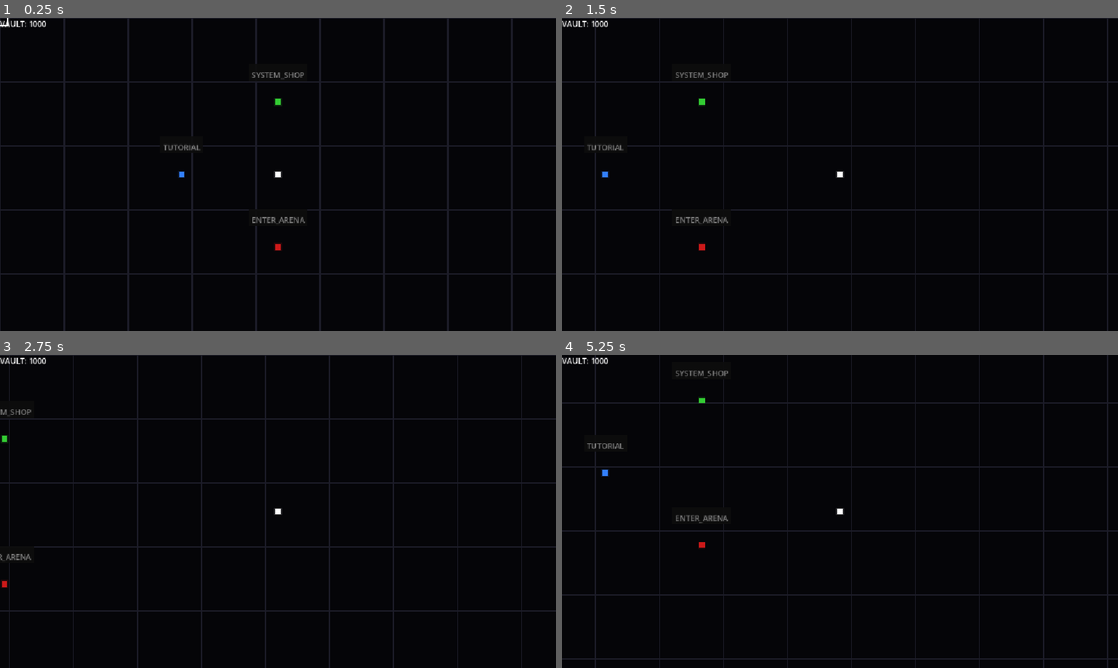
Above: before the commit, frames 1-4 (two rows, left to right).
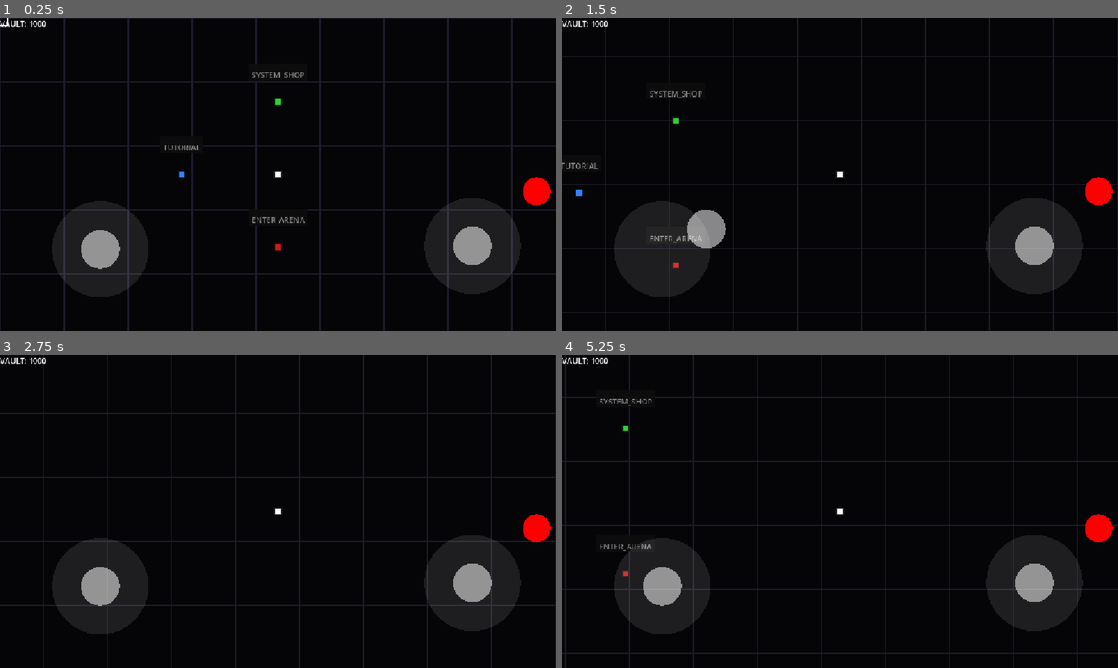
Above: after the commit, the same moments.

Repository: AnonymousXavier/ink-void
Game: Godot game, scene res://Scenes/main_menu.tscn
The game is run twice, just before and just after one commit, with the same random seed, the same clock (stepped at 60 frames per second) and the same inputs.
Inputs (mouse positions are in pixels of both pictures, inside the frame that each line leads up to):
- Up to frame 1 (0.25 s): no input
- Up to frame 2 (1.5 s): tap Enter at 0.5 s; move the mouse to (962, 158) at 0.52 s; hold Right (move_right) 0.53-1.25 s; hold Space (parry) 0.53-1.25 s; tap Shift (dash) at 0.6 s; click (962, 158) at 0.67 s; drag from (728, 190) to (812, 237) at 1.27 s
- Up to frame 3 (2.75 s): move the mouse to (333, 442) at 2.02 s; hold Right (move_right) from 2.03 s (still down); hold Space (parry) from 2.03 s (still down); tap Shift (dash) at 2.1 s; click (333, 442) at 2.17 s
- Up to frame 4 (5.25 s): release Right (move_right) at 2.75 s; release Space (parry) at 2.75 s; drag from (812, 574) to (673, 464) at 2.77 s; tap Space (parry) at 3.5 s; move the mouse to (1006, 558) at 3.52 s; hold Left (move_left) 3.53-4.25 s; hold Space (parry) 3.53-4.25 s; tap Shift (dash) at 3.6, 5.1 s; click (1006, 558) at 3.67 s; drag from (673, 464) to (756, 433) at 4.27 s; tap Enter at 5 s; move the mouse to (867, 511) at 5.02 s; hold Down (move_down) from 5.03 s (still down); hold Space (parry) from 5.03 s (still down); click (867, 511) at 5.17 s

The runs differ from the first frame. In frame 1, 8.3% of the frame differs, in the area x 0-100%, y 0-90%; in frame 2, 15%; in frame 3, 15%; in frame 4, 16%, in the area x 0-100%, y 0-100%.

Commit message:
Porting to Mobile

Diff:
--- a/Scenes/main_menu.tscn
+++ b/Scenes/main_menu.tscn
@@ -3,6 +3,7 @@
 [ext_resource type="Script" uid="uid://3y4vwwekr1ep" path="res://Scenes/main_menu.gd" id="1_16hvj"]
 [ext_resource type="PackedScene" uid="uid://buwqxn44nviqv" path="res://Systems/modulo_background.tscn" id="2_vr1f0"]
 [ext_resource type="PackedScene" uid="uid://c5wciy8smshp8" path="res://Scenes/main_menu_ui_manager.tscn" id="3_5egv6"]
+[ext_resource type="PackedScene" uid="uid://daq0t7qyipfb8" path="res://Scenes/mobile_ui.tscn" id="4_ce3w2"]
 
 [node name="MainMenu" type="Node2D" unique_id=1958229470]
 script = ExtResource("1_16hvj")
@@ -11,3 +12,5 @@
 z_index = -2
 
 [node name="MainMenuUIManager" parent="." unique_id=1258719095 instance=ExtResource("3_5egv6")]
+
+[node name="Mobile UI" parent="." unique_id=1496156308 instance=ExtResource("4_ce3w2")]
--- /dev/null
+++ b/Scenes/mobile_ui.tscn
@@ -0,0 +1,83 @@
+[gd_scene format=3 uid="uid://daq0t7qyipfb8"]
+
+[ext_resource type="Script" uid="uid://b3mdt6uh8xwg6" path="res://Systems/virtual_joystick.gd" id="1_625mh"]
+[ext_resource type="Texture2D" uid="uid://dmpoldpviig2y" path="res://Sprites/circle.png" id="2_dyh1m"]
+
+[node name="Mobile UI" type="CanvasLayer" unique_id=1496156308]
+
+[node name="DashButton" type="TouchScreenButton" parent="." unique_id=727714772]
+self_modulate = Color(1, 0, 0, 1)
+position = Vector2(1083, 330)
+scale = Vector2(0.1132813, 0.11328129)
+texture_normal = ExtResource("2_dyh1m")
+action = "dash"
+
+[node name="Left Joystick" type="Control" parent="." unique_id=316474022]
+custom_minimum_size = Vector2(200, 200)
+layout_mode = 3
+anchors_preset = 0
+offset_left = 108.0
+offset_top = 379.0
+offset_right = 308.0
+offset_bottom = 579.0
+size_flags_horizontal = 0
+size_flags_vertical = 8
+script = ExtResource("1_625mh")
+
+[node name="Base" type="TextureRect" parent="Left Joystick" unique_id=2059855436]
+self_modulate = Color(1, 1, 1, 0.101960786)
+layout_mode = 0
+offset_right = 200.0
+offset_bottom = 200.0
+texture = ExtResource("2_dyh1m")
+expand_mode = 5
+
+[node name="Stick" type="TextureRect" parent="Left Joystick/Base" unique_id=921709154]
+self_modulate = Color(1, 1, 1, 0.52156866)
+layout_mode = 0
+offset_left = 61.0
+offset_top = 59.0
+offset_right = 141.0
+offset_bottom = 139.0
+texture = ExtResource("2_dyh1m")
+expand_mode = 5
+
+[node name="Left Joystick2" type="Control" parent="." unique_id=1499423655]
+custom_minimum_size = Vector2(200, 200)
+layout_mode = 3
+anchors_preset = 3
+anchor_left = 1.0
+anchor_top = 1.0
+anchor_right = 1.0
+anchor_bottom = 1.0
+offset_left = -273.0
+offset_top = -276.0
+offset_right = -73.0
+offset_bottom = -76.0
+grow_horizontal = 0
+grow_vertical = 0
+size_flags_horizontal = 0
+size_flags_vertical = 8
+script = ExtResource("1_625mh")
+action_left = "aim_left"
+action_right = "aim_right"
+action_up = "aim_up"
+action_down = "aim_down"
+
+[node name="Base" type="TextureRect" parent="Left Joystick2" unique_id=1943795546]
+self_modulate = Color(1, 1, 1, 0.101960786)
+layout_mode = 0
+offset_right = 200.0
+offset_bottom = 200.0
+texture = ExtResource("2_dyh1m")
+expand_mode = 5
+
+[node name="Stick" type="TextureRect" parent="Left Joystick2/Base" unique_id=1923165971]
+self_modulate = Color(1, 1, 1, 0.52156866)
+layout_mode = 0
+offset_left = 61.0
+offset_top = 59.0
+offset_right = 141.0
+offset_bottom = 139.0
+texture = ExtResource("2_dyh1m")
+expand_mode = 5
--- a/Scenes/tutorial.tscn
+++ b/Scenes/tutorial.tscn
@@ -3,6 +3,7 @@
 [ext_resource type="Script" uid="uid://jrivvxs7u2v2" path="res://Scenes/tutorial.gd" id="1_ka2pi"]
 [ext_resource type="PackedScene" uid="uid://buwqxn44nviqv" path="res://Systems/modulo_background.tscn" id="2_feyax"]
 [ext_resource type="PackedScene" uid="uid://do5e5lwlik3fo" path="res://Scenes/ui_manager.tscn" id="3_omtrn"]
+[ext_resource type="PackedScene" uid="uid://daq0t7qyipfb8" path="res://Scenes/mobile_ui.tscn" id="4_i6t4g"]
 
 [node name="TutorialScene" type="Node2D" unique_id=124624821]
 script = ExtResource("1_ka2pi")
@@ -10,3 +11,5 @@
 [node name="BG" parent="." unique_id=459772523 instance=ExtResource("2_feyax")]
 
 [node name="UIManager" parent="." unique_id=1258719095 instance=ExtResource("3_omtrn")]
+
+[node name="Mobile UI" parent="." unique_id=1496156308 instance=ExtResource("4_i6t4g")]
--- a/Scenes/world.tscn
+++ b/Scenes/world.tscn
@@ -2,6 +2,7 @@
 
 [ext_resource type="Script" uid="uid://d01mio1kofrqr" path="res://Scenes/world.gd" id="1_a02cp"]
 [ext_resource type="PackedScene" uid="uid://buwqxn44nviqv" path="res://Systems/modulo_background.tscn" id="4_8j60k"]
+[ext_resource type="PackedScene" uid="uid://daq0t7qyipfb8" path="res://Scenes/mobile_ui.tscn" id="4_fo5ed"]
 [ext_resource type="PackedScene" uid="uid://do5e5lwlik3fo" path="res://Scenes/ui_manager.tscn" id="29_qebug"]
 
 [node name="World" type="Node2D" unique_id=626846320]
@@ -10,3 +11,5 @@
 [node name="BG" parent="." unique_id=459772523 instance=ExtResource("4_8j60k")]
 
 [node name="UIManager" parent="." unique_id=1258719095 instance=ExtResource("29_qebug")]
+
+[node name="Mobile UI" parent="." unique_id=1496156308 instance=ExtResource("4_fo5ed")]
--- a/Systems/input_system.gd
+++ b/Systems/input_system.gd
@@ -1,7 +1,5 @@
 extends Node
 class_name InputSystem
-
-var stick_was_reset: bool = true
 
 func update() -> void:
 	var entity_manager = SceneInstances.entity_manager
@@ -12,33 +10,25 @@
 	var p_transform = entity_manager.transform_components.get(player_id)
 	if not input or not p_transform: return
 
-	# 1. MOVEMENT & DASH (Works automatically for both)
+	# 1. RAW INPUT ACTIONS (Brawl Stars Style)
+	# The physical/virtual buttons are the ONLY things that trigger these now.
 	input.direction = Input.get_vector("move_left", "move_right", "move_up", "move_down")
 	input.dash_pressed = Input.is_action_just_pressed("dash")
+	input.parry_pressed = Input.is_action_just_pressed("parry")
 
-	# 2. READ THE RIGHT STICK
+	# 2. READ THE RIGHT STICK (Aiming Only)
 	var aim_vector = Input.get_vector("aim_left", "aim_right", "aim_up", "aim_down")
 
-	# 3. THE SPLIT LOGIC
-	if aim_vector.length() > 0.1:
-		# --- CONTROLLER FLICK PARRY MODE ---
+	# 3. SMART AIM MEMORY
+	if aim_vector.length() > 0.05:
+		# If the player is actively dragging the stick, update the aim vector.
 		input.aim_direction = aim_vector.normalized()
 
-		# If the stick is pushed past 50% (The Flick)
-		if aim_vector.length() > 0.5:
-			if stick_was_reset:
-				input.parry_pressed = true
-				stick_was_reset = false
-			else:
-				input.parry_pressed = false
-		else:
-			# The stick is in the inner deadzone, ready for the next flick
-			stick_was_reset = true
-			input.parry_pressed = false
-
-	else:
-		# --- KEYBOARD & MOUSE MODE ---
+	elif not OS.has_feature("mobile"):
+		# IF ON PC: Fallback to the mouse cursor position.
 		var mouse_pos = SceneInstances.viewport.get_mouse_position()
 		input.aim_direction = (mouse_pos - p_transform.position).normalized()
-		input.parry_pressed = Input.is_action_just_pressed("parry")
-		stick_was_reset = true # Keep the stick reset in case they grab the controller again
+
+	# IF ON MOBILE: Notice there is no "else" block.
+	# If you let go of the right stick to press the UI Parry button,
+	# the ECS simply remembers your last `input.aim_direction` and holds it perfectly steady!
--- /dev/null
+++ b/Systems/virtual_joystick.gd
@@ -0,0 +1,79 @@
+extends Control
+class_name VirtualJoystick
+
+@export var action_left: String = "move_left"
+@export var action_right: String = "move_right"
+@export var action_up: String = "move_up"
+@export var action_down: String = "move_down"
+
+var touch_id: int = -1
+var center: Vector2
+var radius: float = 50.0
+var output_vector: Vector2 = Vector2.ZERO
+
+@onready var base: TextureRect = $Base
+@onready var stick: TextureRect = $Base/Stick
+
+func _ready() -> void:
+	# Calculate the dead center of the joystick base
+	radius = base.size.x / 2.0
+	center = base.global_position + (base.size / 2.0)
+	stick.position = (base.size / 2.0) - (stick.size / 2.0)
+
+func _input(event: InputEvent) -> void:
+	if event is InputEventScreenTouch:
+		if event.pressed and touch_id == -1:
+			var dist = event.position.distance_to(center)
+			# Generous hitbox so thumbs don't have to be pixel-perfect
+			if dist < radius * 2.0:
+				touch_id = event.index # Lock this specific finger to this stick!
+				_update_stick(event.position)
+
+		elif not event.pressed and event.index == touch_id:
+			_reset_stick()
+
+	elif event is InputEventScreenDrag and event.index == touch_id:
+		_update_stick(event.position)
+
+func _update_stick(pos: Vector2) -> void:
+	var offset = pos - center
+
+	# Clamp the stick so it can't be dragged outside the base circle
+	if offset.length() > radius:
+		offset = offset.normalized() * radius
+
+	# Move the visual UI knob
+	stick.position = (base.size / 2.0) + offset - (stick.size / 2.0)
+
+	output_vector = offset / radius
+	_fire_inputs()
+
+func _reset_stick() -> void:
+	touch_id = -1
+	stick.position = (base.size / 2.0) - (stick.size / 2.0)
+	output_vector = Vector2.ZERO
+	_fire_inputs()
+
+# This is the magic. It artificially presses the Input Map actions with analog weight!
+func _fire_inputs() -> void:
+	# X-Axis
+	if output_vector.x < 0:
+		Input.action_press(action_left, abs(output_vector.x))
+		Input.action_release(action_right)
+	elif output_vector.x > 0:
+		Input.action_press(action_right, output_vector.x)
+		Input.action_release(action_left)
+	else:
+		Input.action_release(action_left)
+		Input.action_release(action_right)
+
+	# Y-Axis
+	if output_vector.y < 0:
+		Input.action_press(action_up, abs(output_vector.y))
+		Input.action_release(action_down)
+	elif output_vector.y > 0:
+		Input.action_press(action_down, output_vector.y)
+		Input.action_release(action_up)
+	else:
+		Input.action_release(action_up)
+		Input.action_release(action_down)
--- a/project.godot
+++ b/project.godot
@@ -30,7 +30,7 @@
 [display]
 
 window/stretch/mode="canvas_items"
-window/stretch/aspect="keep_height"
+window/stretch/aspect="keep_width"
 
 [input]
 
@@ -97,12 +97,18 @@
 ]
 }
 
+[input_devices]
+
+pointing/emulate_mouse_from_touch=false
+
 [physics]
 
 3d/physics_engine="Jolt Physics"
 
 [rendering]
 
+textures/canvas_textures/default_texture_filter=0
 rendering_device/driver.windows="d3d12"
 renderer/rendering_method="gl_compatibility"
 renderer/rendering_method.mobile="gl_compatibility"
+textures/vram_compression/import_etc2_astc=true
Binary file added: Sprites/circle.png
Not shown, added: Sprites/circle.png.import
Not shown, added: Systems/virtual_joystick.gd.uid
Not shown, changed: export_presets.cfg
